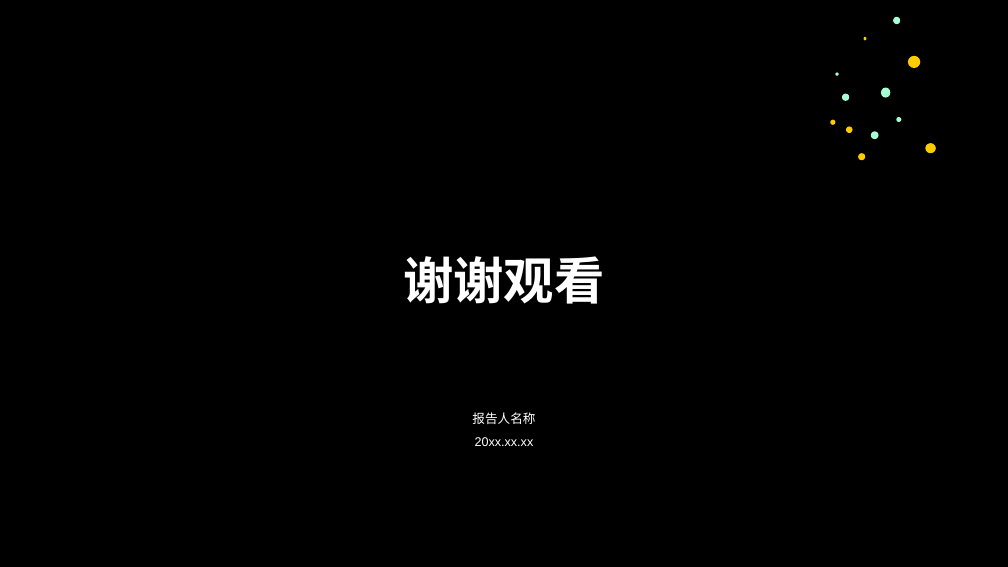
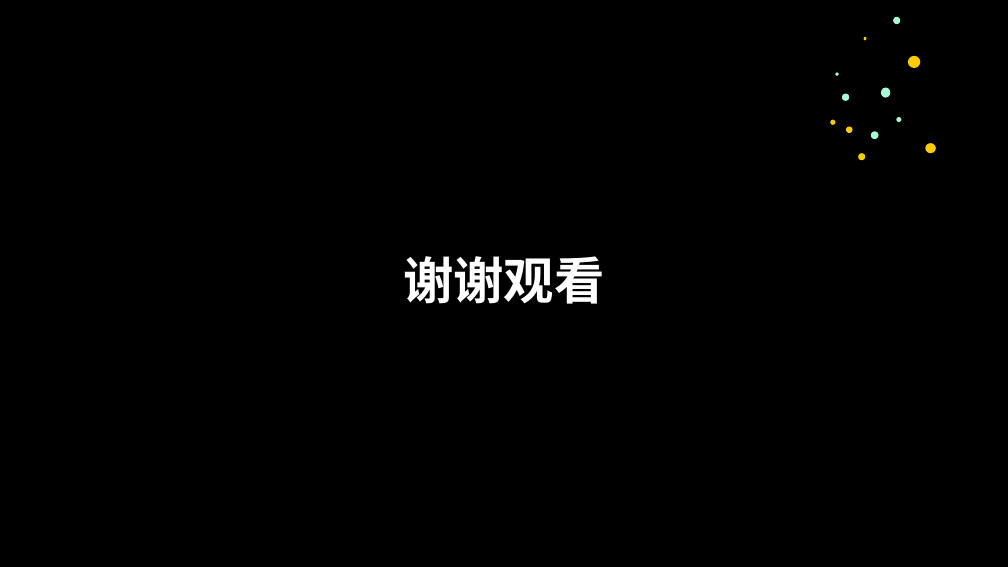
Before and after one commit to ferrarif1/STTools, a slide deck: slide 8 of BaseLineCheck/安全基线检查.pptx (slide 11 before the commit). Drawn at 1008x567 pixels with LibreOffice and Linux fonts; fonts in the diff are those of the drawing; background and template pictures are left out. Boxes give left, top, right and bottom in pixels: in the first picture for what was removed or moved away, otherwise in the second. Text is boxed around its words. In the diff, an @@ line names an element or a change of style, - is before the commit and + after.

```diff
--- a/BaseLineCheck/安全基线检查.pptx
+++ b/BaseLineCheck/安全基线检查.pptx
@@ text removed at (472,412,535,424) @@
-报告人名称
@@ text removed at (475,437,534,446) @@
-20xx.xx.xx
```
Also in this commit, not shown: 3 other slides changed, 1 slide added, 4 slides removed, 2 other files.
